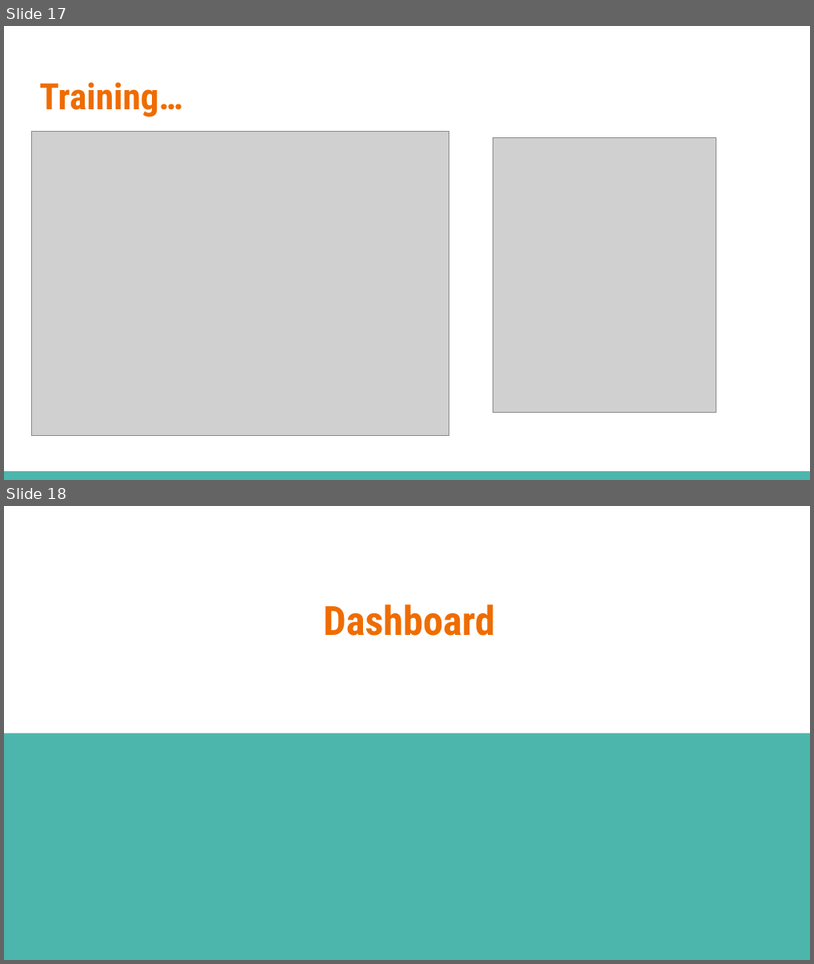
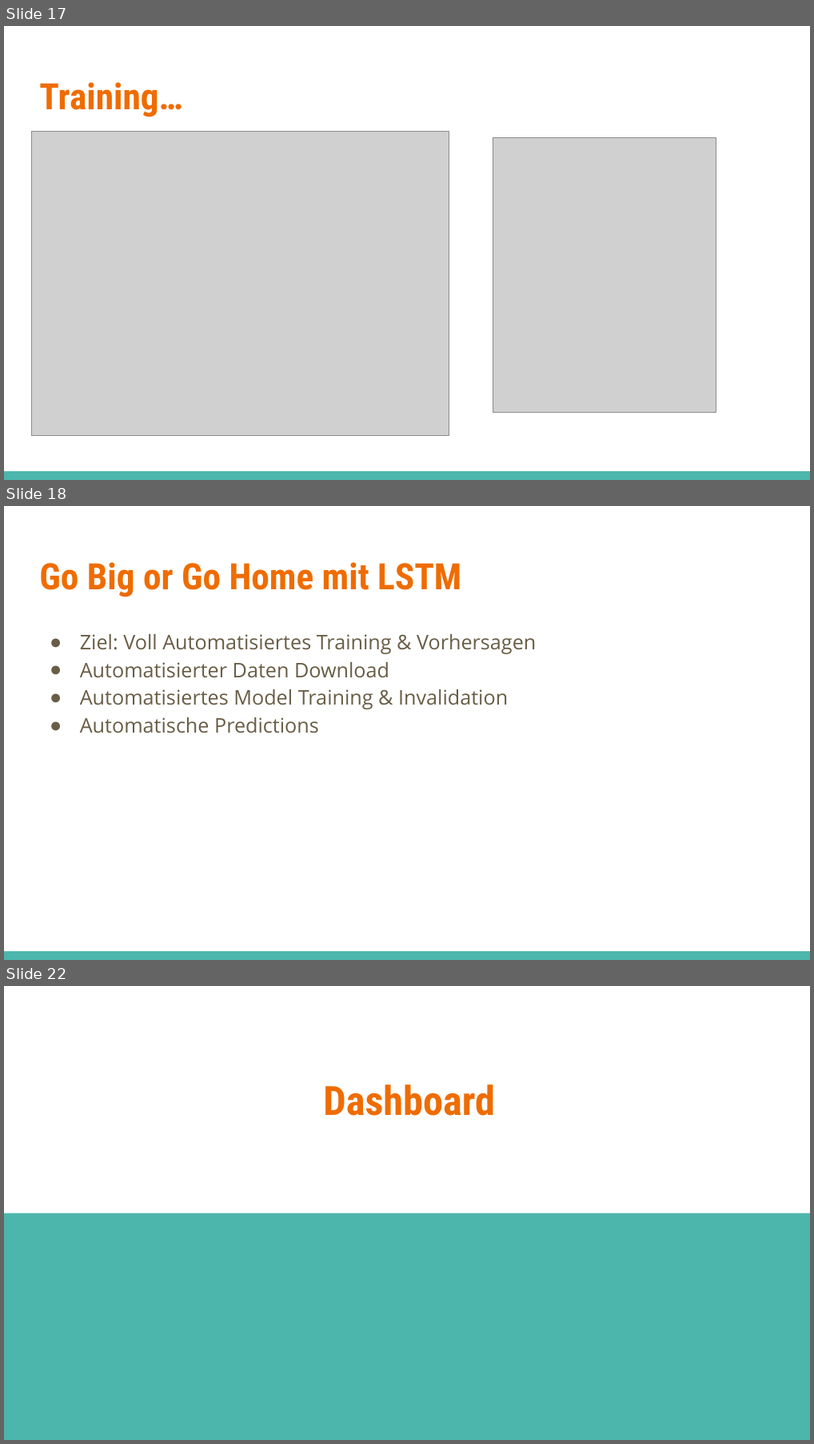
Before and after one commit to turulix/Umweltmonitoring-Projekt, a slide deck: Umweltmonitoring.pptx. Shown one above the other, each under a label of ours: slides 17 and 18 before the commit, slides 17, 18 and 22 after it; the slides between them are not shown. The pictures are 814x964 and 814x1444 pixels, drawn with LibreOffice and Linux fonts; fonts in the diff are those of the drawing; grey boxes stand for pictures. Boxes give left, top, right and bottom in pixels: in the first picture for what was removed or moved away, otherwise in the second. Text is boxed around its words. In the diff, an @@ line names an element or a change of style, - is before the commit and + after.

```diff
--- a/Umweltmonitoring.pptx
+++ b/Umweltmonitoring.pptx
@@ slide 18 added at [4, 506, 810, 960], background #FFFFFF; not listed: 1 template element that a slide beside it also shows @@
@@ title added at [39, 562, 462, 597], 32.4 pt, text #EF6C00, bold @@
+Go Big or Go Home mit LSTM
@@ text added at [80, 634, 536, 733], 18 pt, text #695D46 @@
+● Ziel: Voll Automatisiertes Training & Vorhersagen
+● Automatisierter Daten Download
+● Automatisiertes Model Training & Invalidation
+● Automatische Predictions
@@ what was slide 18 is now slide 22 @@
```
Also in this commit, not shown: 2 slides changed, 3 other slides added, 1 other file.
